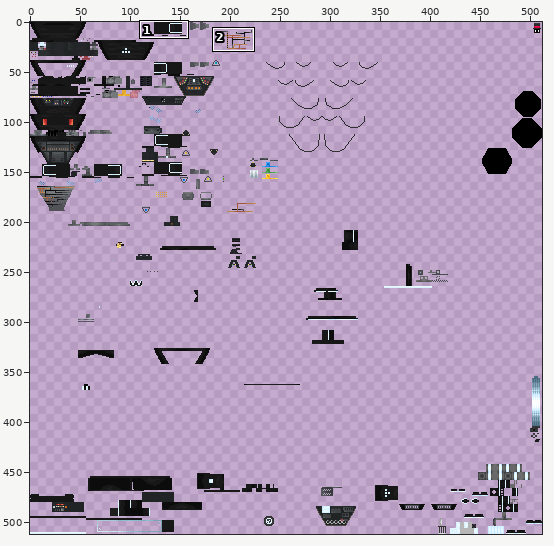
Edited in one commit: sprite sheet (src/main/resources/assets/ait/textures/blockentities/consoles/renaissance_identity.png). Above: a wide view before the commit, with the close-up outlined.
Close-up. Old version:
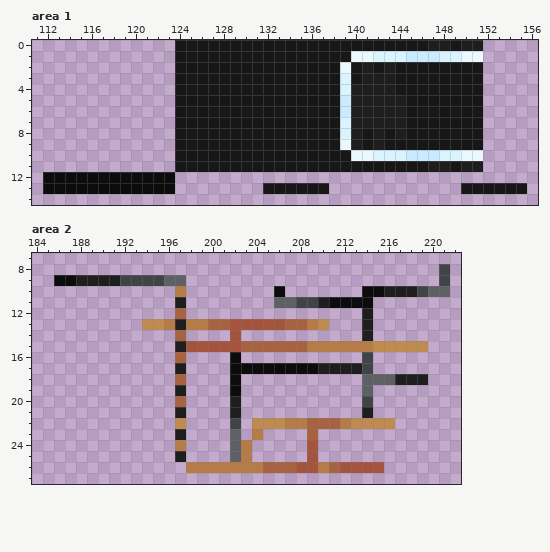
The file is 512x512 pixels. Colours within 5 levels of each other are drawn and written as one. Shown: area 1: x 111..156, y 0..14; area 2: x 184..222, y 7..27. The commit also changed other parts of the picture, which this record leaves out.
Once edited:
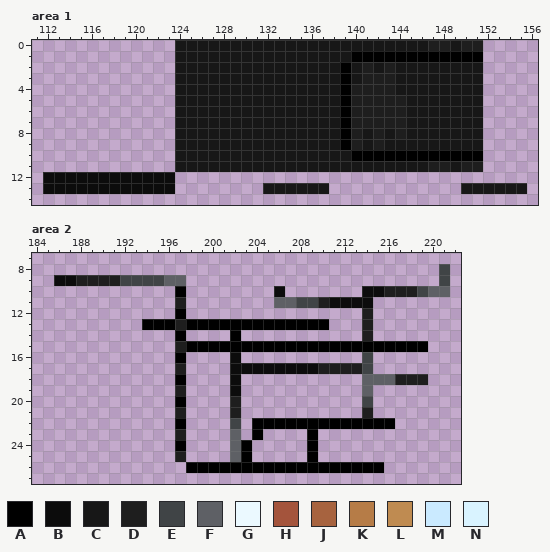
Palette (. is transparent): A #000000  B #0c0c0c  C #171717  D #1e1e1e  E #404446  F #5e6065  G #ebf9ff  H #a4543c  J #a7633f  K #b67c47  L #bf8b51  M #caeaff  N #d9f3ff
What changed:
--- area 1
@@ x 137..153 @@
  0 CCCCCCCCCCDDCDD..
- 1 CCCGGNNNMMMNNGG..
- 2 CCGCDCDCCCCCCCC..
- 3 CCNCDDDCCCCCCCC..
- 4 CCNDDDDCCCCCCCC..
- 5 CCMDDDDDCCCCCCC..
- 6 CCMDDDDDCCCCCCC..
- 7 CCNDDDDDCCCCCCC..
- 8 CCNDCDCDCCCCCCC..
- 9 CCGDCDCCCCCCCCC..
-10 CCCGGNNNMMMNNGG..
+ 1 CCCAAAAAAAAAAAA..
+ 2 CCACDCDCCCCCCCC..
+ 3 CCACDDDCCCCCCCC..
+ 4 CCADDDDCCCCCCCC..
+ 5 CCADDDDDCCCCCCC..
+ 6 CCADDDDDCCCCCCC..
+ 7 CCADDDDDCCCCCCC..
+ 8 CCADCDCDCCCCCCC..
+ 9 CCADCDCCCCCCCCC..
+10 CCCAAAAAAAAAAAA..
 11 CCCCCCCCCCDDCDD..
--- area 2
@@ x 184..222 @@
  9 ..BBDDDDEEEEFF.......................E.
-10 .............K........B.......BBDDDEFF.
+10 .............A........B.......BBDDDEFF.
 11 .............D........FFEEDBBBB........
-12 .............J................D........
-13 ..........LLKDKKJJHHHHHJJKL...D........
-14 .............J....H...........D........
-15 .............DHHHHHJJJJJJKKKKKKLLLLL...
-16 .............J....B...........E........
+12 .............A................D........
+13 ..........AAADAAAAAAAAAAAAA...D........
+14 .............A....A...........D........
+15 .............DAAAAAAAAAAAAAAAAAAAAAA...
+16 .............A....B...........E........
 17 .............D....BBBBBBBBDDDDE........
-18 .............J....B...........FFFDDD...
+18 .............A....B...........FFFDDD...
 19 .............D....B...........F........
-20 .............J....D...........E........
+20 .............A....D...........E........
 21 .............D....D...........D........
-22 .............L....E.LLLKKJJJKLLLL......
-23 .............D....F.K....J.............
-24 .............K....FK.....H.............
-25 .............D....FK.....H.............
-26 ..............KKKKKKKJJJHHKJHHHH.......
+22 .............A....E.AAAAAAAAAAAAA......
+23 .............D....F.A....A.............
+24 .............A....FA.....A.............
+25 .............D....FA.....A.............
+26 ..............AAAAAAAAAAAAAAAAAA.......
 27 .......................................
